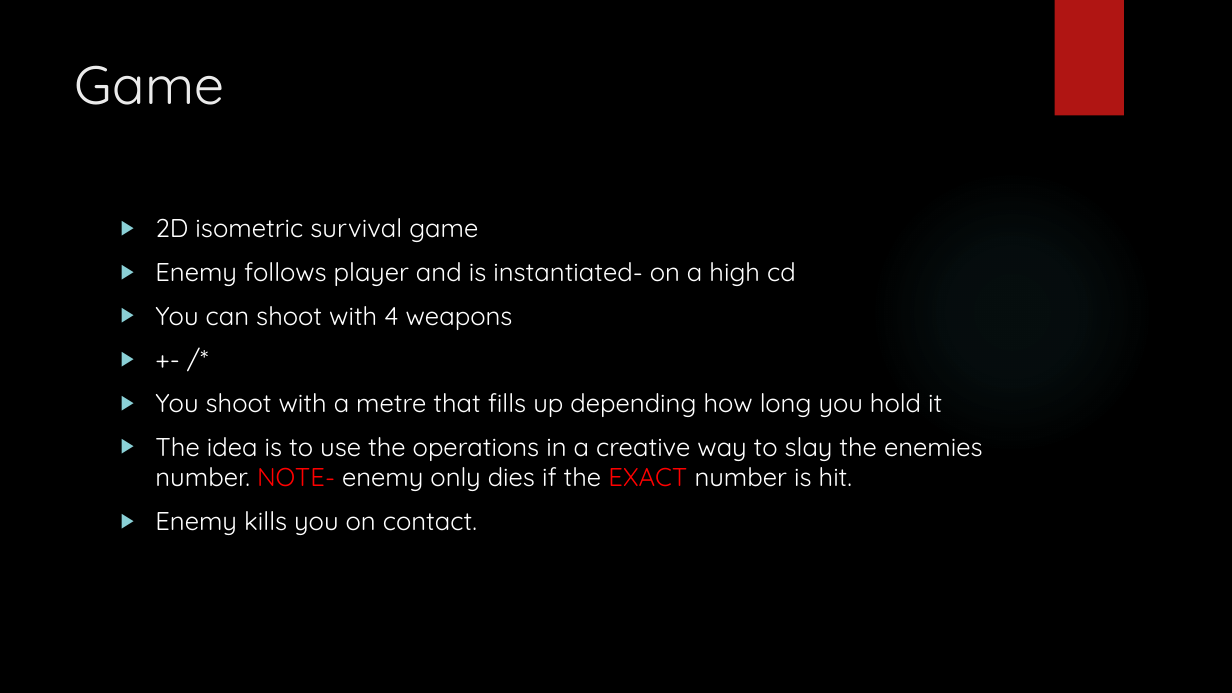
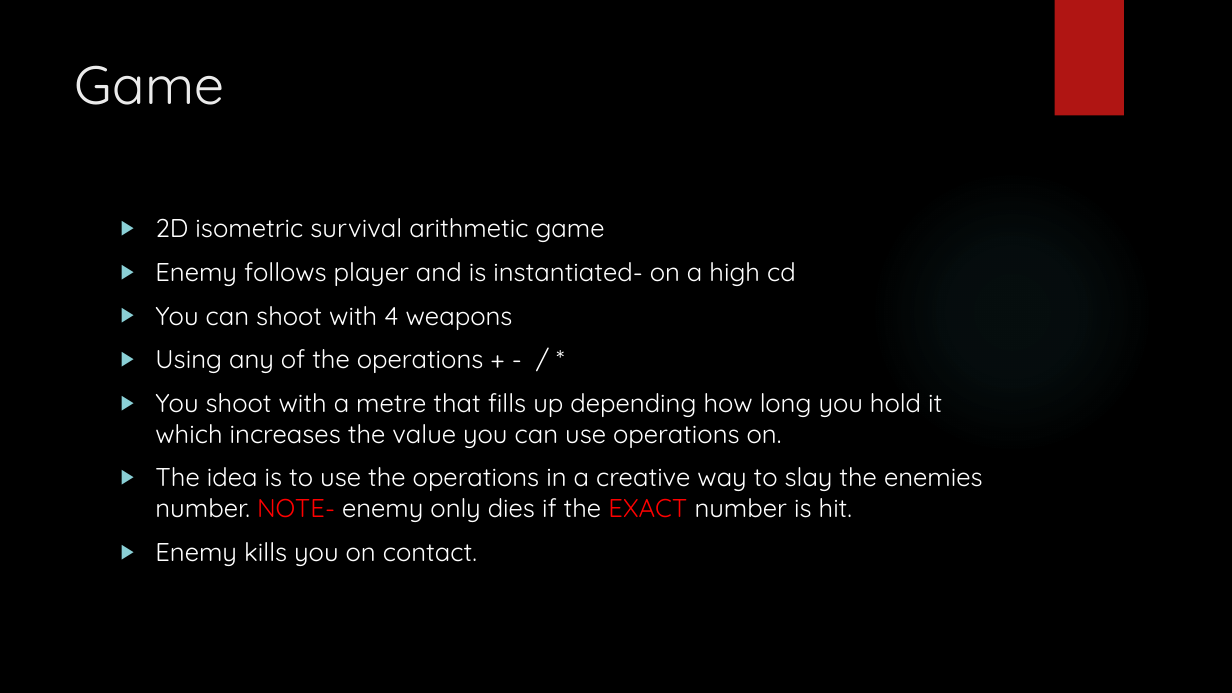
Before and after one commit to Faeblaze/Math_SHMUP, a slide deck: slide 2 of Shooting MATH presV1.pptx. Drawn at 1232x693 pixels with LibreOffice and Linux fonts; fonts in the diff are those of the drawing; background and template pictures are left out. Boxes give left, top, right and bottom in pixels: in the first picture for what was removed or moved away, otherwise in the second. Text is boxed around its words. In the diff, an @@ line names an element or a change of style, - is before the commit and + after.

```diff
--- a/Shooting MATH presV1.pptx
+++ b/Shooting MATH presV1.pptx
@@ text at (155, 218, 605, 242): text changed @@
-▶ 2D isometric survival game
+▶ 2D isometric survival arithmetic game
@@ text at (155, 349, 942, 448): text changed @@
-▶ +- /*
-▶ You shoot with a metre that fills up depending how long you hold it
+▶ Using any of the operations + - / *
+▶ You shoot with a metre that fills up depending how long you hold it which increases the value you can use operations on.
```
Also in this commit, not shown: 1 other slide changed, 1 slide added, 34 other files.
